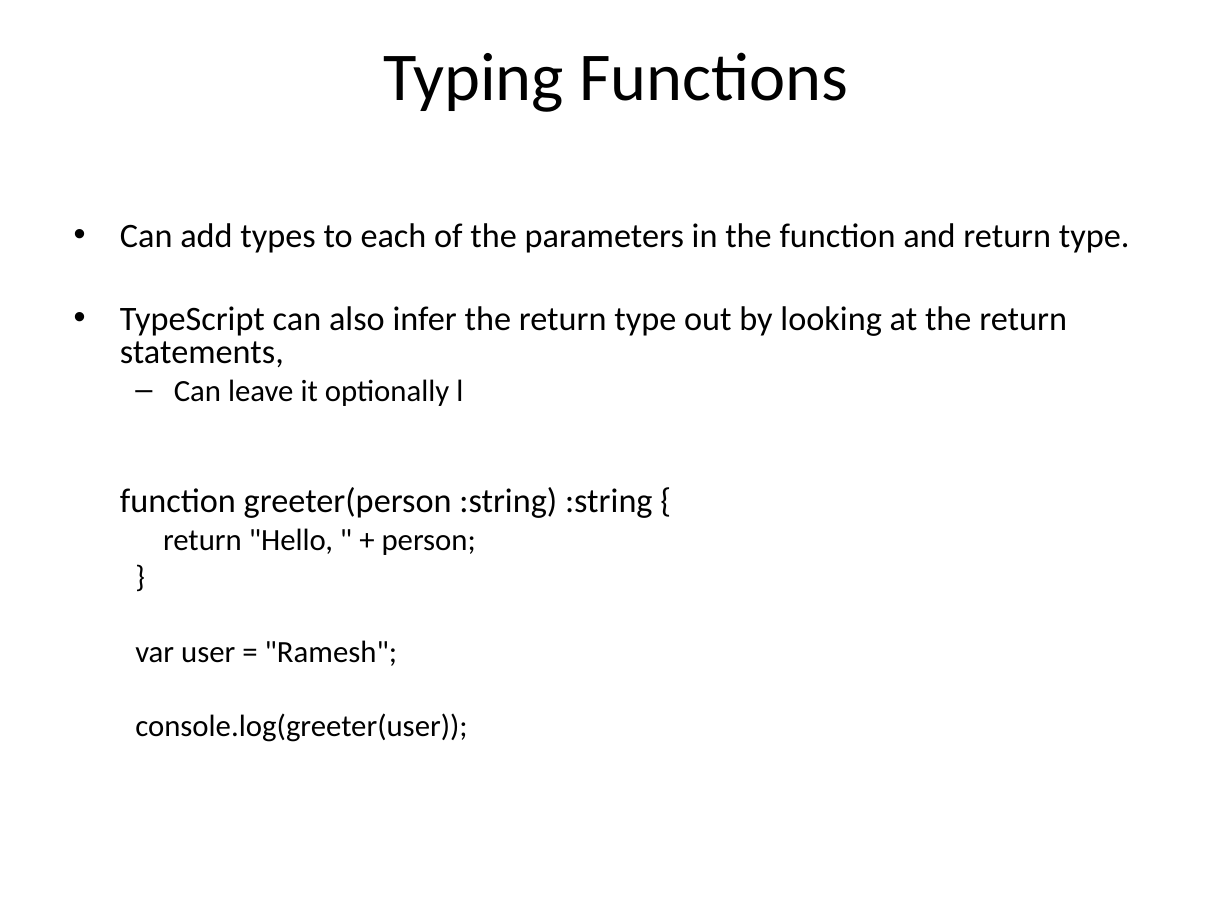
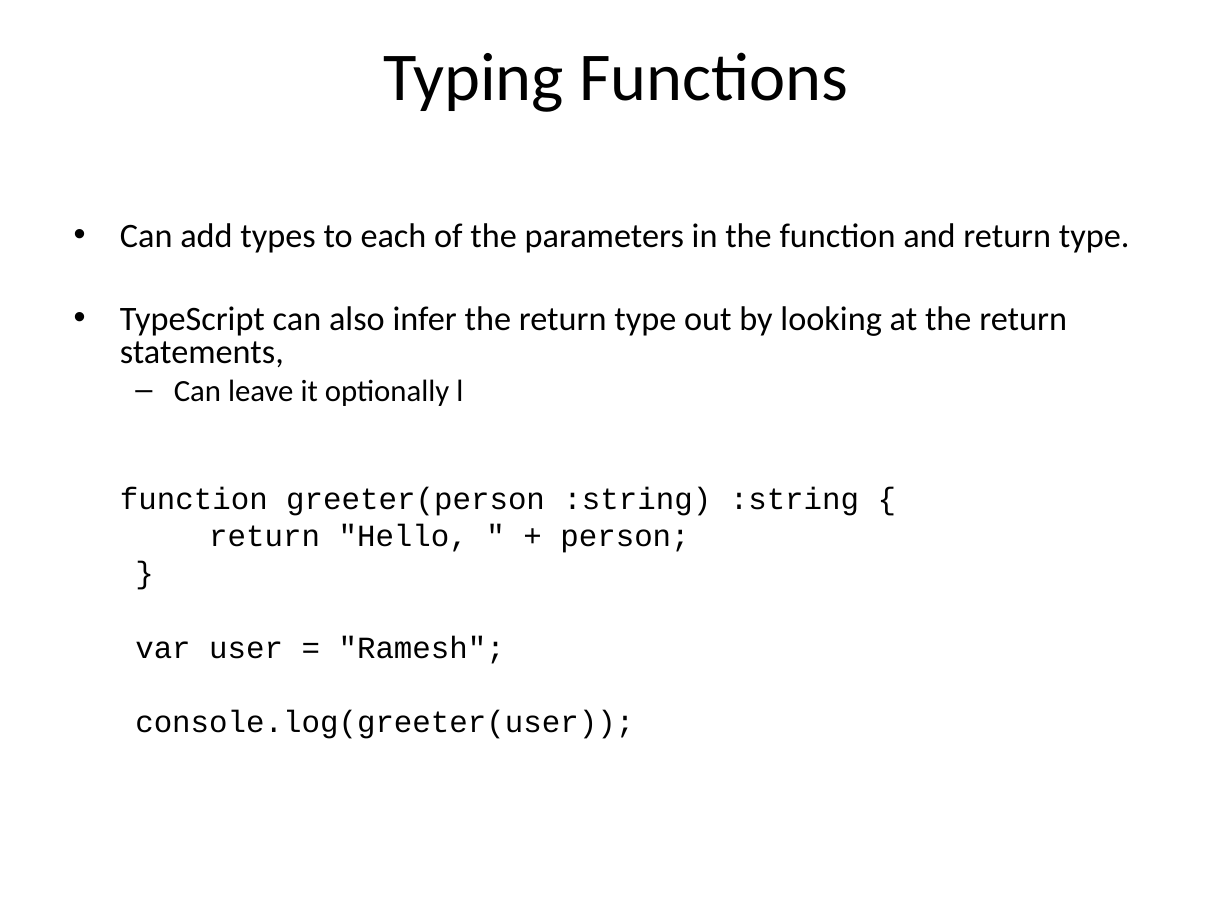
Before and after one commit to vishnumvn/AngularJS_Tut, a slide deck: slide 58 of Materials/ES_TS_For_Anguar4.ppt. Drawn at 1232x924 pixels with LibreOffice and Linux fonts; fonts in the diff are those of the drawing. Boxes give left, top, right and bottom in pixels: in the first picture for what was removed or moved away, otherwise in the second. Text is boxed around its words. In the diff, an @@ line names an element or a change of style, - is before the commit and + after.

```diff
--- a/Materials/ES_TS_For_Anguar4.ppt
+++ b/Materials/ES_TS_For_Anguar4.ppt
@@ text at [120,486,859,739]: size 20 to 18 pt in "function greeter(person :string) :string {"; font Calibri to Courier New in "function greeter(person :string) :string {", "return "Hello, " + person;", "}", "var user = "Ramesh";" and 1 more places @@
```
Also in this commit, not shown: 9 other slides changed, 3 other files.
